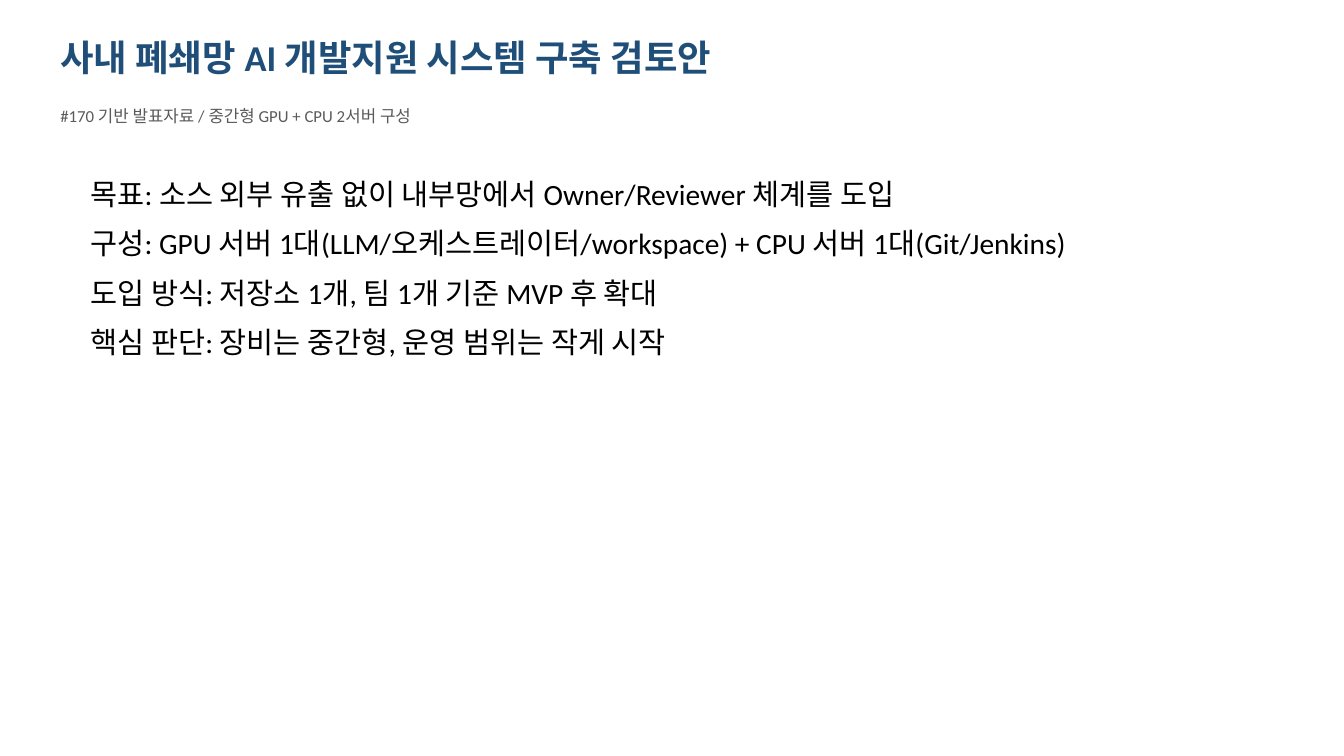
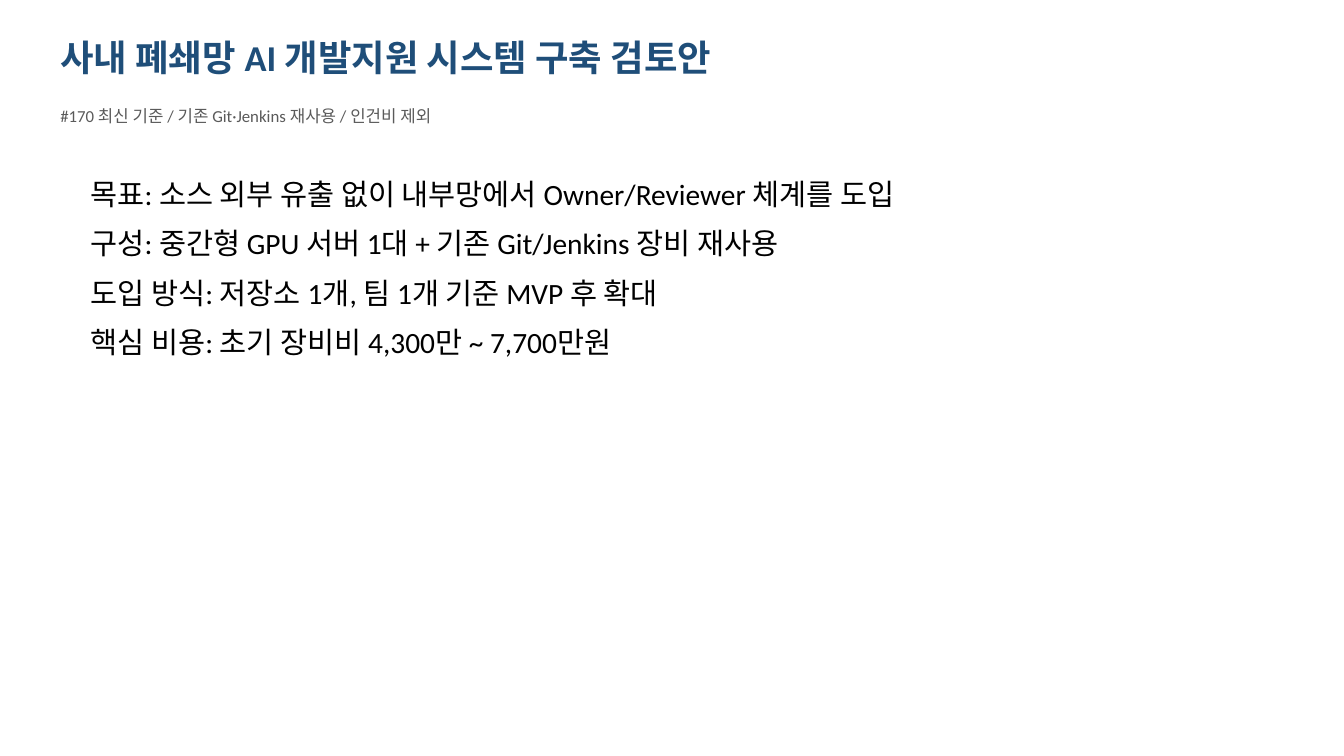
Before and after one commit to SeoArin9142/GameChatTranslator, a slide deck: slide 1 of docs/presentations/issue-170-internal-ai-system-proposal.pptx. Drawn at 1344x756 pixels with LibreOffice and Linux fonts; fonts in the diff are those of the drawing. Boxes give left, top, right and bottom in pixels: in the first picture for what was removed or moved away, otherwise in the second. Text is boxed around its words. In the diff, an @@ line names an element or a change of style, - is before the commit and + after.

Commit message:
문서: AI 구축안 최신 발표자료 갱신

```diff
--- a/docs/presentations/issue-170-internal-ai-system-proposal.pptx
+++ b/docs/presentations/issue-170-internal-ai-system-proposal.pptx
@@ text at (x1=60, y1=108, x2=431, y2=124): text changed @@
-#170 기반 발표자료 / 중간형 GPU + CPU 2서버 구성
+#170 최신 기준 / 기존 Git·Jenkins 재사용 / 인건비 제외
@@ text at (x1=91, y1=229, x2=778, y2=257): text changed @@
-구성: GPU 서버 1대(LLM/오케스트레이터/workspace) + CPU 서버 1대(Git/Jenkins)
+구성: 중간형 GPU 서버 1대 + 기존 Git/Jenkins 장비 재사용
@@ text at (x1=91, y1=328, x2=611, y2=357): text changed @@
-핵심 판단: 장비는 중간형, 운영 범위는 작게 시작
+핵심 비용: 초기 장비비 4,300만 ~ 7,700만원
```
Also in this commit, not shown: 4 other slides changed, 4 other files.
